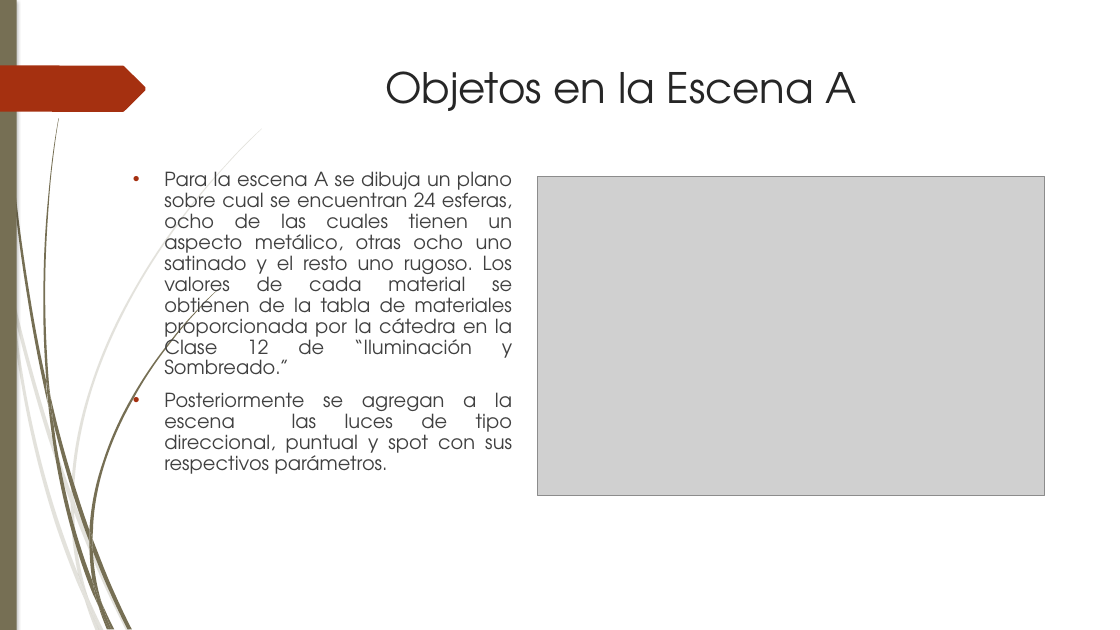
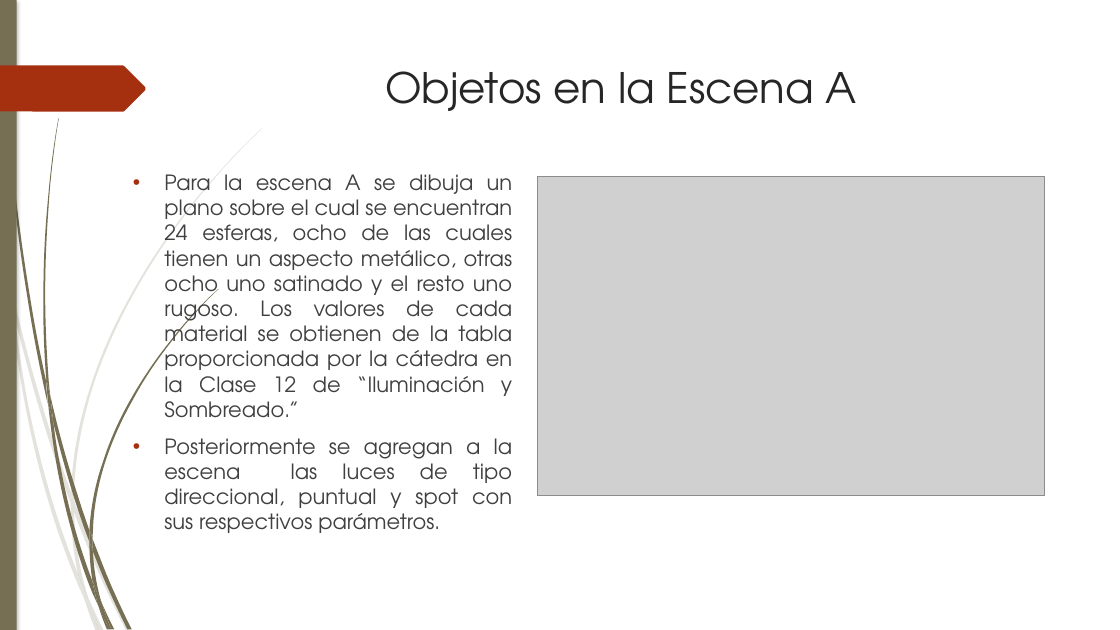
Before and after one commit to Barbmatt/Proyecto2, a slide deck: slide 4 of Presentación/Presentacion Proyecto 2.pptx. Drawn at 1120x630 pixels with LibreOffice and Linux fonts; fonts in the diff are those of the drawing; grey boxes stand for pictures. Boxes give left, top, right and bottom in pixels: in the first picture for what was removed or moved away, otherwise in the second. Text is boxed around its words. In the diff, an @@ line names an element or a change of style, - is before the commit and + after.

```diff
--- a/Presentación/Presentacion Proyecto 2.pptx
+++ b/Presentación/Presentacion Proyecto 2.pptx
@@ freeform shape at box(71, 129, 262, 501): outline redrawn @@
@@ text at box(164, 174, 513, 418): text changed; size 16.6 to 18 pt @@
-• Para la escena A se dibuja un plano sobre cual se encuentran 24 esferas, ocho de las cuales tienen un aspecto metálico, otras ocho uno satinado y el resto uno rugoso. Los valores de cada material se obtienen de la tabla de materiales proporcionada por la cátedra en la Clase 12 de “Iluminación y Sombreado.”
+• Para la escena A se dibuja un plano sobre el cual se encuentran 24 esferas, ocho de las cuales tienen un aspecto metálico, otras ocho uno satinado y el resto uno rugoso. Los valores de cada material se obtienen de la tabla proporcionada por la cátedra en la Clase 12 de “Iluminación y Sombreado.”
@@ freeform shape at box(89, 289, 218, 539): outline redrawn @@
@@ text at box(164, 438, 513, 514): size 16.6 to 18 pt in "Posteriormente se agregan a la escena las ..."; line spacing 0.9 to 1 @@
```
Also in this commit, not shown: 14 other slides changed, 1 slide added, 1 slide removed, 2 other files.
